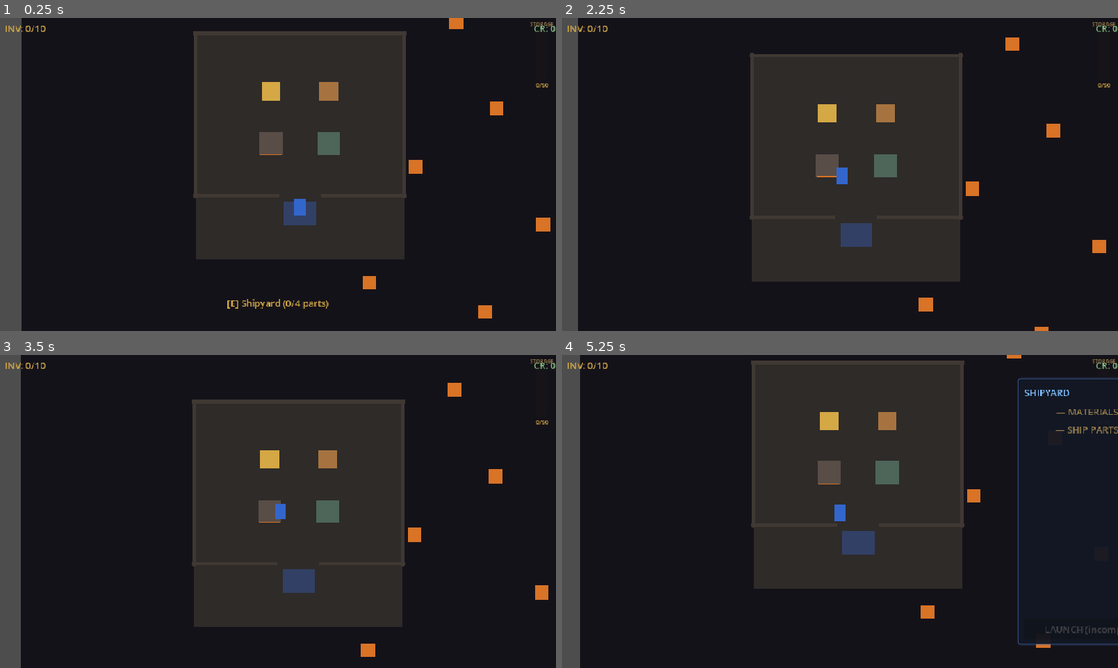
Above: before the commit, frames 1-4 (two rows, left to right).
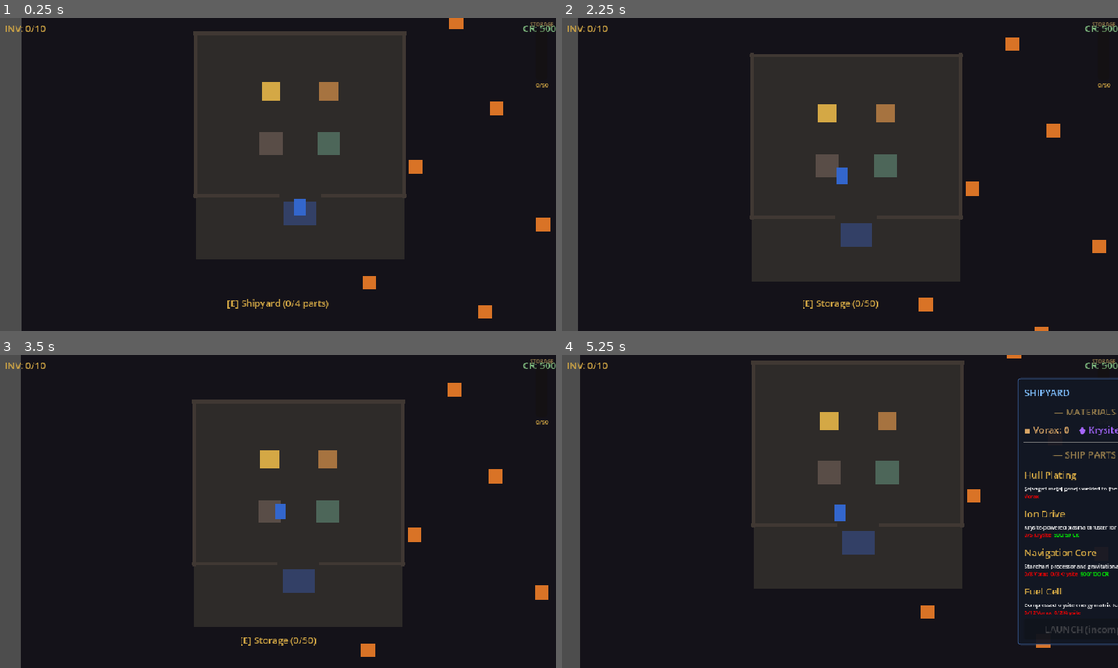
Above: after the commit, the same moments.

Repository: grimatoma/VoidYield
Game: Godot game, scene res://scenes/main.tscn
Same seed, same stepped clock (60 frames per second), same inputs: the game is played once before the commit and once after it.
Inputs (mouse positions are in pixels of both pictures, inside the frame that each line leads up to):
- Up to frame 1 (0.25 s): no input
- Up to frame 2 (2.25 s): move the mouse to (812, 237) at 0.52 s; hold W (move_up) 0.53-1.25 s; tap E (interact) at 0.6, 2.1 s; click (812, 237) at 0.67 s; drag from (1006, 221) to (812, 118) at 1.27 s; move the mouse to (673, 127) at 2.02 s; hold A (move_left) from 2.03 s (still down)
- Up to frame 3 (3.5 s): release A (move_left) at 2.75 s; drag from (305, 511) to (494, 380) at 2.77 s
- Up to frame 4 (5.25 s): move the mouse to (756, 433) at 3.52 s; hold S (move_down) 3.53-4.25 s; tap E (interact) at 3.6, 5.1 s; drag from (962, 495) to (828, 452) at 4.27 s; move the mouse to (728, 527) at 5.02 s; hold W (move_up) from 5.03 s (still down); click (728, 527) at 5.17 s

The runs differ from the first frame. In frame 1, less than 0.1% of the frame differs, in the area x 46-100%, y 2-44%; in frame 2, 0.2%; in frame 3, 0.2%; in frame 4, 1.7%, in the area x 46-100%, y 2-84%.
Error before the commit: Invalid access to property or key 'storage_changed' on a base object of type 'Node (game_state.gd)'. (res://scenes/ui/hud.gd:18)

Commit message:
feat: implement GameState singleton to manage player inventory, economy, and crafting systems

Diff:
--- a/autoloads/game_state.gd
+++ b/autoloads/game_state.gd
@@ -13,6 +13,7 @@
 signal interaction_target_changed(target: Node2D)
 signal materials_changed(scrap: int, shards: int)
 signal ship_part_crafted(part_id: String)
+signal storage_changed(stored: int, capacity: int)
 
 # --- Player Stats ---
 var player_move_speed: float = 120.0
@@ -38,6 +39,14 @@
 
 # --- Economy ---
 var credits: int = 500  # TODO: restore to 0 after testing
+
+# --- Storage Pool (depot) ---
+var storage_ore: int = 0
+var storage_capacity: int = 50
+var storage_rare_ore: int = 0
+var storage_aethite: int = 0
+var storage_voidstone: int = 0
+var storage_shards: int = 0
 
 # --- Crafting Materials ---
 var scrap_metal: int = 0
@@ -151,6 +160,88 @@
 	return total
 
 
+# --- Storage Pool (depot) ---
+
+func dump_inventory_to_storage() -> int:
+	## Transfers all carried ore into the depot storage pool.
+	## Returns the amount actually deposited.
+	var space = storage_capacity - storage_ore
+	var to_deposit = mini(player_carried_ore, space)
+	if to_deposit <= 0:
+		return 0
+
+	# Transfer subsets proportionally (deposit what we can)
+	var common_carried = get_common_carried()
+	var common_to_deposit = mini(common_carried, to_deposit)
+	var remaining = to_deposit - common_to_deposit
+
+	# Deposit rare types up to whatever room is left
+	var rare_to_deposit = mini(player_rare_ore, remaining)
+	remaining -= rare_to_deposit
+	var aethite_to_deposit = mini(player_aethite, remaining)
+	remaining -= aethite_to_deposit
+	var voidstone_to_deposit = mini(player_voidstone, remaining)
+	remaining -= voidstone_to_deposit
+	var shards_to_deposit = mini(player_carried_shards, remaining)
+
+	# Update storage
+	storage_ore += to_deposit
+	storage_rare_ore += rare_to_deposit
+	storage_aethite += aethite_to_deposit
+	storage_voidstone += voidstone_to_deposit
+	storage_shards += shards_to_deposit
+
+	# Update player inventory
+	player_carried_ore -= to_deposit
+	player_rare_ore -= rare_to_deposit
+	player_aethite -= aethite_to_deposit
+	player_voidstone -= voidstone_to_deposit
+	player_carried_shards -= shards_to_deposit
+
+	inventory_changed.emit(player_carried_ore, player_max_carry)
+	storage_changed.emit(storage_ore, storage_capacity)
+	if shards_to_deposit > 0:
+		materials_changed.emit(scrap_metal, player_carried_shards)
+	return to_deposit
+
+
+func sell_all_ore() -> int:
+	## Sells everything in the storage pool + player inventory.
+	## Returns total credits earned.
+	var total_earned: int = 0
+
+	# Sell from storage pool first
+	var common_stored = storage_ore - storage_rare_ore - storage_aethite - storage_voidstone - storage_shards
+	if common_stored > 0:
+		total_earned += common_stored * ore_prices.get("common", 1)
+	if storage_rare_ore > 0:
+		total_earned += storage_rare_ore * ore_prices.get("rare", 5)
+	if storage_aethite > 0:
+		total_earned += storage_aethite * ore_prices.get("aethite", 8)
+	if storage_voidstone > 0:
+		total_earned += storage_voidstone * ore_prices.get("voidstone", 15)
+	if storage_shards > 0:
+		total_earned += storage_shards * ore_prices.get("shards", 3)
+
+	var had_storage = storage_ore > 0
+	storage_ore = 0
+	storage_rare_ore = 0
+	storage_aethite = 0
+	storage_voidstone = 0
+	storage_shards = 0
+
+	# Also sell anything the player is still carrying
+	total_earned += sell_all_carried()
+
+	if total_earned > 0:
+		credits += total_earned
+		credits_changed.emit(credits)
+		ore_sold.emit(storage_ore, total_earned)
+	if had_storage:
+		storage_changed.emit(storage_ore, storage_capacity)
+	return total_earned
+
+
 # --- Credits ---
 
 func can_afford(cost: int) -> bool:
@@ -318,6 +409,12 @@
 		"player_max_carry": player_max_carry,
 		"player_move_speed": player_move_speed,
 		"player_mine_time": player_mine_time,
+		"storage_ore": storage_ore,
+		"storage_capacity": storage_capacity,
+		"storage_rare_ore": storage_rare_ore,
+		"storage_aethite": storage_aethite,
+		"storage_voidstone": storage_voidstone,
+		"storage_shards": storage_shards,
 		"scrap_metal": scrap_metal,
 		"spaceship_parts_crafted": spaceship_parts_crafted.duplicate(),
 		"current_planet": current_planet,
@@ -337,6 +434,12 @@
 	player_max_carry      = data.get("player_max_carry", 10)
 	player_move_speed     = data.get("player_move_speed", 120.0)
 	player_mine_time      = data.get("player_mine_time", 1.5)
+	storage_ore           = data.get("storage_ore", 0)
+	storage_capacity      = data.get("storage_capacity", 50)
+	storage_rare_ore      = data.get("storage_rare_ore", 0)
+	storage_aethite       = data.get("storage_aethite", 0)
+	storage_voidstone     = data.get("storage_voidstone", 0)
+	storage_shards        = data.get("storage_shards", 0)
 	scrap_metal           = data.get("scrap_metal", 0)
 	current_planet        = data.get("current_planet", "asteroid_a1")
 	max_fleet_size        = data.get("max_fleet_size", 1)
--- a/project.godot
+++ b/project.godot
@@ -8,12 +8,16 @@
 
 config_version=5
 
+[animation]
+
+compatibility/default_parent_skeleton_in_mesh_instance_3d=true
+
 [application]
 
 config/name="Void Yield"
 config/description="A top-down 2D active incremental game set in space."
 run/main_scene="res://scenes/main.tscn"
-config/features=PackedStringArray("4.4", "GL Compatibility")
+config/features=PackedStringArray("4.6", "GL Compatibility")
 
 [autoload]
 
Not shown, added: export_presets.cfg
Not shown, added: ui_mocks/10_galaxy_map.svg.import
Not shown, added: ui_mocks/11_cargo_dock.svg.import
Not shown, added: .gitignore
